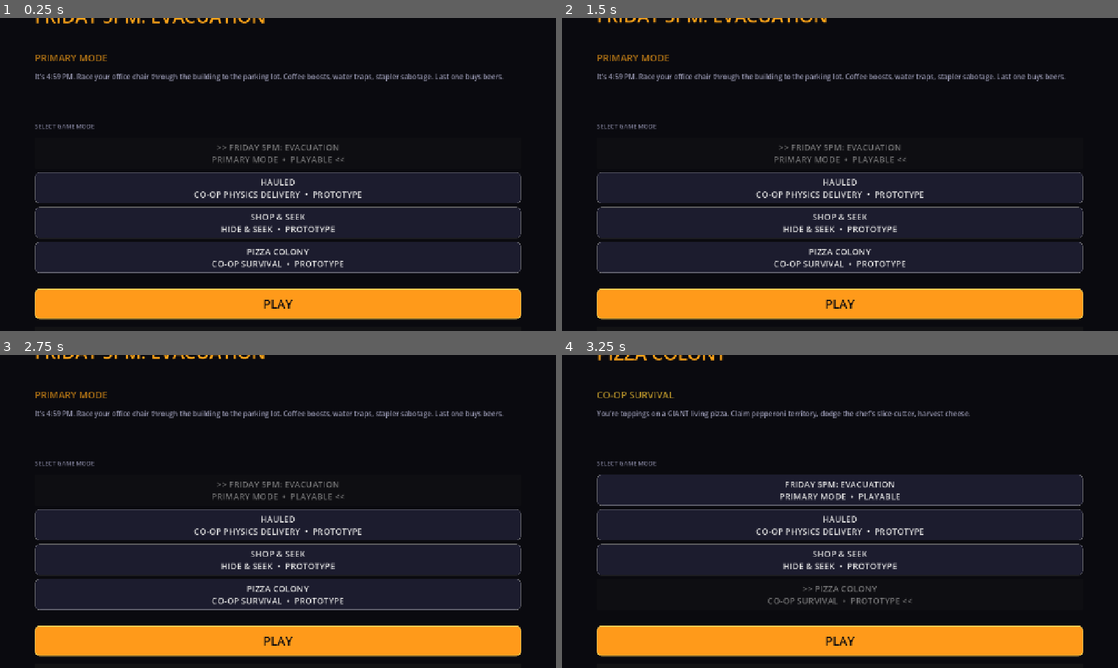
Above: before the commit, frames 1-4 (two rows, left to right).
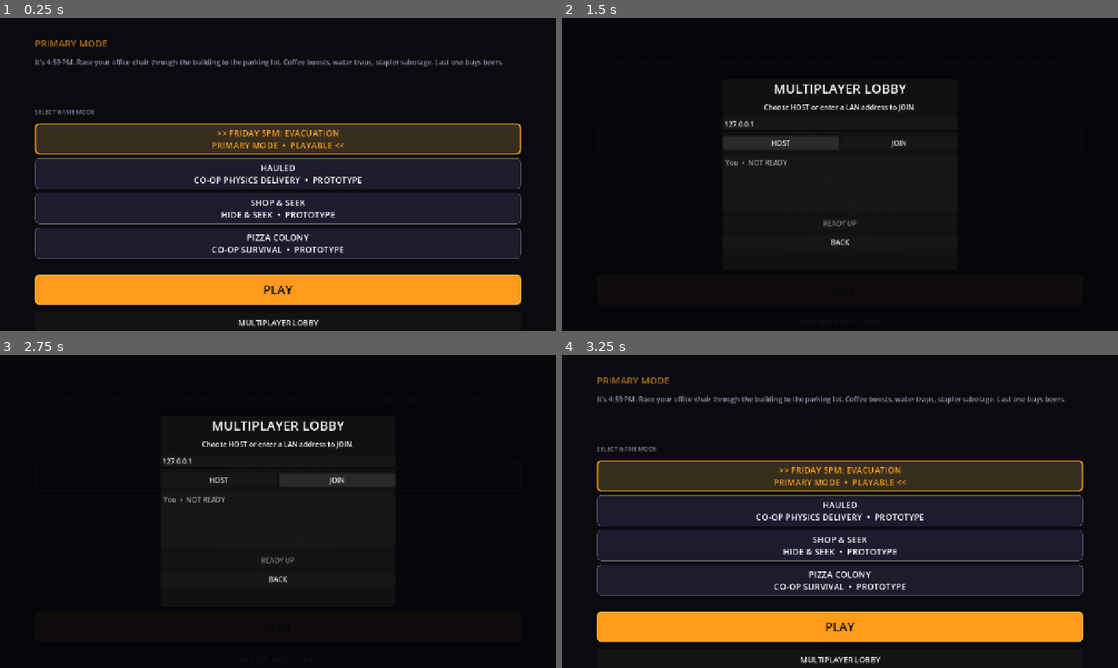
Above: after the commit, the same moments.

Repository: jiracipika/friday-evacuation
Game: Godot game, scene res://scenes/Main.tscn
The game is run twice, just before and just after one commit, with the same random seed, the same clock (stepped at 60 frames per second) and the same inputs.
Inputs (mouse positions are in pixels of both pictures, inside the frame that each line leads up to):
- Up to frame 1 (0.25 s): no input
- Up to frame 2 (1.5 s): click (840, 321) at 0.5 s, where only the run after the commit has a clickable "MULTIPLAYER LOBBY"; click (778, 143) at 1.25 s, where only the run after the commit has a clickable "HOST"
- Up to frame 3 (2.75 s): click (339, 480) at 2 s, where only the run after the commit has a clickable "JOIN"
- Up to frame 4 (3.25 s): click (840, 580) at 2.75 s, where only the run after the commit has a clickable "BACK"

The runs differ from the first frame. In frame 1, 35% of the frame differs, in the area x 6-94%, y 0-99%; in frame 2, 33%; in frame 3, 33%; in frame 4, 33%.

Commit message:
Finish software-only UI, lobby, and mode systems

Diff:
--- a/scripts/BootTest.gd
+++ b/scripts/BootTest.gd
@@ -14,6 +14,9 @@
 		"res://scripts/ImpactFX.gd",
 		"res://scripts/MobileControls.gd",
 		"res://scripts/AudioManager.gd",
+		"res://scripts/ModeHUD.gd",
+		"res://scripts/ModeCard.gd",
+		"res://scripts/Lobby.gd",
 		"res://scripts/Hauled.gd",
 		"res://scripts/ShopSeek.gd",
 		"res://scripts/PizzaColony.gd",
--- a/scripts/Hauled.gd
+++ b/scripts/Hauled.gd
@@ -2,32 +2,43 @@
 # Deliver absurd HOSTILE cargo through impossible terrain
 extends Node3D
 
-var cargo_nodes: Array[RigidBody3D] = []
+var cargo_nodes: Array[Node3D] = []
 var delivery_progress: float = 0.0
 var delivery_done := false
 var delivery_zone: Area3D
+var mode_hud: CanvasLayer
+var time_limit := 180.0
+var remaining_time := 180.0
+var failed := false
 
 func _ready() -> void:
 	_build_level()
 	_spawn_player()
 	var hud = _make_mode_hud("HAULED", "GET THE CARGO TO THE GREEN ZONE")
+	mode_hud = hud
 	if delivery_zone:
 		delivery_zone.body_entered.connect(_on_delivery_body_entered)
 
 func _process(delta: float) -> void:
-	if delivery_done:
+	if delivery_done or failed:
 		return
+	remaining_time = maxf(remaining_time - delta, 0.0)
 	var cargo_distance = 0.0
 	for cargo in cargo_nodes:
 		if is_instance_valid(cargo):
 			cargo_distance += cargo.global_position.distance_to(Vector3(0, 1, 25))
 	if not cargo_nodes.is_empty():
 		delivery_progress = clampf(1.0 - cargo_distance / (cargo_nodes.size() * 45.0), 0.0, 1.0)
-		if delivery_progress >= 0.98:
-			_on_delivery_complete()
+	if mode_hud and mode_hud.has_method("update_state"):
+		mode_hud.update_state(remaining_time, delivery_progress, "DELIVERED" if delivery_done else ("TIME UP" if remaining_time <= 0.0 else "HAULING"), Color("a8ffbd") if delivery_done else Color("ffcf55"))
+	if delivery_progress >= 0.98:
+		_on_delivery_complete()
+	elif remaining_time <= 0.0:
+		failed = true
+		mode_hud.update_state(0.0, delivery_progress, "FAILED — CARGO NOT DELIVERED", Color("ff7070"))
 
 func _on_delivery_body_entered(body: Node3D) -> void:
-	if body in cargo_nodes:
+	if cargo_nodes.has(body):
 		_on_delivery_complete()
 
 func _on_delivery_complete() -> void:
@@ -36,13 +47,14 @@
 	delivery_done = true
 	print("[HAULED] Delivery complete — cargo survived")
 
-func _make_mode_hud(title: String, objective: String) -> Label:
-	var label = Label.new()
-	label.text = "%s\n%s" % [title, objective]
-	label.position = Vector2(28, 24)
-	label.add_theme_font_size_override("font_size", 22)
-	add_child(label)
-	return label
+func _make_mode_hud(title: String, objective: String) -> CanvasLayer:
+	var hud_script = load("res://scripts/ModeHUD.gd")
+	var hud = CanvasLayer.new()
+	if hud_script:
+		hud.set_script(hud_script)
+		add_child(hud)
+		hud.configure(title, objective, time_limit)
+	return hud
 
 func _build_level() -> void:
 	# Single floor for now
--- /dev/null
+++ b/scripts/Lobby.gd
@@ -0,0 +1,122 @@
+extends Control
+
+signal host_requested
+signal join_requested(address: String)
+signal close_requested
+
+var status_label: Label
+var address_edit: LineEdit
+var host_button: Button
+var join_button: Button
+var ready_button: Button
+var player_list: ItemList
+var lobby_ready := false
+var network
+
+func _ready() -> void:
+	set_anchors_and_offsets_preset(Control.PRESET_FULL_RECT)
+	var backdrop = ColorRect.new()
+	backdrop.set_anchors_and_offsets_preset(Control.PRESET_FULL_RECT)
+	backdrop.color = Color(0.02, 0.02, 0.04, 0.96)
+	add_child(backdrop)
+	var panel = PanelContainer.new()
+	panel.position = Vector2(0.5 * get_viewport_rect().size.x - 270, 0.5 * get_viewport_rect().size.y - 220)
+	panel.size = Vector2(540, 440)
+	add_child(panel)
+	var box = VBoxContainer.new()
+	box.add_theme_constant_override("separation", 12)
+	panel.add_child(box)
+	var title = Label.new()
+	title.text = "MULTIPLAYER LOBBY"
+	title.horizontal_alignment = HORIZONTAL_ALIGNMENT_CENTER
+	title.add_theme_font_size_override("font_size", 30)
+	box.add_child(title)
+	status_label = Label.new()
+	status_label.text = "Choose HOST or enter a LAN address to JOIN."
+	status_label.horizontal_alignment = HORIZONTAL_ALIGNMENT_CENTER
+	box.add_child(status_label)
+	address_edit = LineEdit.new()
+	address_edit.placeholder_text = "LAN address (default: 127.0.0.1)"
+	address_edit.text = "127.0.0.1"
+	box.add_child(address_edit)
+	var row = HBoxContainer.new()
+	host_button = Button.new()
+	host_button.text = "HOST"
+	host_button.size_flags_horizontal = Control.SIZE_EXPAND_FILL
+	host_button.pressed.connect(_host)
+	row.add_child(host_button)
+	join_button = Button.new()
+	join_button.text = "JOIN"
+	join_button.size_flags_horizontal = Control.SIZE_EXPAND_FILL
+	join_button.pressed.connect(_join)
+	row.add_child(join_button)
+	box.add_child(row)
+	player_list = ItemList.new()
+	player_list.custom_minimum_size = Vector2(0, 130)
+	box.add_child(player_list)
+	ready_button = Button.new()
+	ready_button.text = "READY UP"
+	ready_button.disabled = true
+	ready_button.pressed.connect(_toggle_ready)
+	box.add_child(ready_button)
+	var back = Button.new()
+	back.text = "BACK"
+	back.pressed.connect(close_requested.emit)
+	box.add_child(back)
+	network = get_node_or_null("/root/Network")
+	if network:
+		network.server_started.connect(_on_server_started)
+		network.connection_succeeded.connect(_on_connected)
+		network.connection_failed.connect(_on_failed)
+		network.player_connected.connect(_on_player_changed)
+		network.player_disconnected.connect(_on_player_disconnected)
+	_refresh_players()
+
+func _host() -> void:
+	if network and network.host_game():
+		host_requested.emit()
+		ready_button.disabled = false
+		status_label.text = "HOSTING on UDP 5005"
+		_refresh_players()
+
+func _join() -> void:
+	var address = address_edit.text.strip_edges()
+	if address.is_empty():
+		address = "127.0.0.1"
+	if network and network.join_game(address):
+		join_requested.emit(address)
+		status_label.text = "CONNECTING to %s..." % address
+
+func _toggle_ready() -> void:
+	lobby_ready = not lobby_ready
+	ready_button.text = "READY — WAITING" if lobby_ready else "READY UP"
+	if network and network.has_method("set_ready"):
+		network.set_ready(lobby_ready)
+	_refresh_players()
+
+func _on_server_started(port: int) -> void:
+	status_label.text = "HOSTING on UDP %d" % port
+
+func _on_connected() -> void:
+	ready_button.disabled = false
+	status_label.text = "CONNECTED — ready when you are"
+	_refresh_players()
+
+func _on_failed() -> void:
+	status_label.text = "CONNECTION FAILED — check address and firewall"
+
+func _on_player_changed(_peer_id: int, _name: String) -> void:
+	_refresh_players()
+
+func _on_player_disconnected(_peer_id: int) -> void:
+	_refresh_players()
+
+func _refresh_players() -> void:
+	if not player_list:
+		return
+	player_list.clear()
+	player_list.add_item("You  •  %s" % ("READY" if lobby_ready else "NOT READY"))
+	if network:
+		for peer_id in network.connected_players:
+			var peer_ready = network.ready_players.get(peer_id, false)
+			player_list.add_item("Player_%d  •  %s" % [peer_id, "READY" if peer_ready else "NOT READY"])
--- a/scripts/Main.gd
+++ b/scripts/Main.gd
@@ -35,6 +35,7 @@
 var selected_index: int = 0
 var buttons: Array[Button] = []
 var settings_overlay: Control
+var lobby_overlay: Control
 var settings_button: Button
 var title_base_y: float = 0.0
 var menu_time: float = 0.0
@@ -63,6 +64,9 @@
 	settings_button.pressed.connect(_open_settings)
 	title_base_y = title_label.position.y
 	_build_menu_theme()
+	host_button.visible = true
+	host_button.text = "MULTIPLAYER LOBBY"
+	host_button.pressed.connect(_open_lobby)
 	join_button.visible = false
 	back_button.visible = false
 
@@ -70,10 +74,10 @@
 	for i in range(MODE_INFO.size()):
 		var info = MODE_INFO[i]
 		var btn = Button.new()
-		var state = "PLAYABLE" if i == 0 else "PROTOTYPE"
-		btn.text = "%s\n%s  •  %s" % [info.title, info.subtitle, state]
+		var card_script = load("res://scripts/ModeCard.gd")
+		btn.set_script(card_script)
+		btn.configure(info.title, info.subtitle, "PLAYABLE" if i == 0 else "PROTOTYPE", info.color)
 		btn.custom_minimum_size = Vector2(0, 72)
-		btn.add_theme_font_size_override("font_size", 20)
 		btn.pressed.connect(_select_mode.bind(i))
 		mode_list.add_child(btn)
 		buttons.append(btn)
@@ -127,6 +131,20 @@
 	style.set_corner_radius_all(10)
 	return style
 
+func _open_lobby() -> void:
+	if lobby_overlay:
+		return
+	var script = load("res://scripts/Lobby.gd")
+	if not script:
+		return
+	lobby_overlay = Control.new()
+	lobby_overlay.set_script(script)
+	add_child(lobby_overlay)
+	lobby_overlay.close_requested.connect(func():
+		lobby_overlay.queue_free()
+		lobby_overlay = null
+	)
+
 func _open_settings() -> void:
 	if settings_overlay:
 		return
--- /dev/null
+++ b/scripts/ModeCard.gd
@@ -0,0 +1,41 @@
+extends Button
+
+var mode_title := "MODE"
+var mode_subtitle := ""
+var mode_status := "PROTOTYPE"
+var accent := Color("ff9a1a")
+
+func configure(title: String, subtitle: String, status: String, color: Color) -> void:
+	mode_title = title
+	mode_subtitle = subtitle
+	mode_status = status
+	accent = color
+	text = "%s\n%s  •  %s" % [mode_title, mode_subtitle, mode_status]
+	add_theme_font_size_override("font_size", 20)
+	add_theme_color_override("font_color", Color.WHITE)
+	add_theme_color_override("font_hover_color", Color.WHITE)
+	add_theme_color_override("font_disabled_color", accent)
+	var normal = StyleBoxFlat.new()
+	normal.bg_color = Color("1c1c2e")
+	normal.border_color = Color(1, 1, 1, 0.12)
+	normal.set_border_width_all(1)
+	normal.set_corner_radius_all(10)
+	normal.content_margin_left = 16.0
+	normal.content_margin_right = 16.0
+	add_theme_stylebox_override("normal", normal)
+	var hover = StyleBoxFlat.new()
+	hover.bg_color = Color(0.15, 0.15, 0.25)
+	hover.border_color = accent
+	hover.set_border_width_all(2)
+	hover.set_corner_radius_all(10)
+	hover.content_margin_left = 16.0
+	hover.content_margin_right = 16.0
+	add_theme_stylebox_override("hover", hover)
+	var disabled = StyleBoxFlat.new()
+	disabled.bg_color = Color(0.22, 0.18, 0.12)
+	disabled.border_color = accent
+	disabled.set_border_width_all(3)
+	disabled.set_corner_radius_all(10)
+	disabled.content_margin_left = 16.0
+	disabled.content_margin_right = 16.0
+	add_theme_stylebox_override("disabled", disabled)
--- /dev/null
+++ b/scripts/ModeHUD.gd
@@ -0,0 +1,73 @@
+extends CanvasLayer
+
+var title_label: Label
+var objective_label: Label
+var timer_label: Label
+var progress_bar: ProgressBar
+var progress_label: Label
+var status_label: Label
+var panel: PanelContainer
+
+func _ready() -> void:
+	var root = Control.new()
+	root.set_anchors_and_offsets_preset(Control.PRESET_FULL_RECT)
+	root.mouse_filter = Control.MOUSE_FILTER_IGNORE
+	add_child(root)
+	panel = PanelContainer.new()
+	panel.position = Vector2(24, 24)
+	panel.size = Vector2(420, 142)
+	var style = StyleBoxFlat.new()
+	style.bg_color = Color(0.055, 0.055, 0.09, 0.94)
+	style.border_color = Color(1.0, 0.6, 0.12, 0.8)
+	style.set_border_width_all(2)
+	style.set_corner_radius_all(12)
+	panel.add_theme_stylebox_override("panel", style)
+	root.add_child(panel)
+	var box = VBoxContainer.new()
+	box.add_theme_constant_override("separation", 5)
+	panel.add_child(box)
+	title_label = _label("MODE", 24, Color("ffb52e"))
+	objective_label = _label("OBJECTIVE", 14, Color("d0d0df"))
+	timer_label = _label("TIME  --", 16, Color("ffffff"))
+	progress_label = _label("PROGRESS  0%", 14, Color("a8ffbd"))
+	progress_bar = ProgressBar.new()
+	progress_bar.custom_minimum_size = Vector2(0, 14)
+	progress_bar.show_percentage = false
+	var fill = StyleBoxFlat.new()
+	fill.bg_color = Color("ff9a1a")
+	fill.set_corner_radius_all(6)
+	progress_bar.add_theme_stylebox_override("fill", fill)
+	box.add_child(title_label)
+	box.add_child(objective_label)
+	box.add_child(timer_label)
+	box.add_child(progress_label)
+	box.add_child(progress_bar)
+	status_label = _label("READY", 14, Color("a8ffbd"))
+	box.add_child(status_label)
+
+func configure(title: String, objective: String, time_limit: float) -> void:
+	if not is_instance_valid(title_label):
+		await ready
+	title_label.text = title
+	objective_label.text = objective
+	timer_label.text = "TIME  %s" % _format_time(time_limit)
+
+func update_state(remaining: float, progress: float, status: String, status_color := Color("a8ffbd")) -> void:
+	if not is_instance_valid(timer_label):
+		return
+	timer_label.text = "TIME  %s" % _format_time(remaining)
+	progress_bar.value = clampf(progress * 100.0, 0.0, 100.0)
+	progress_label.text = "PROGRESS  %d%%" % roundi(progress * 100.0)
+	status_label.text = status
+	status_label.modulate = status_color
+
+func _format_time(seconds: float) -> String:
+	var safe = maxi(0, ceili(seconds))
+	return "%d:%02d" % [safe / 60, safe % 60]
+
+func _label(text: String, size: int, color: Color) -> Label:
+	var label = Label.new()
+	label.text = text
+	label.add_theme_font_size_override("font_size", size)
+	label.add_theme_color_override("font_color", color)
+	return label
--- /dev/null
+++ b/scripts/ModeSmokeTest.gd
@@ -0,0 +1,37 @@
+extends SceneTree
+
+var scenes := [
+	"res://scenes/Hauled.tscn",
+	"res://scenes/ShopSeek.tscn",
+	"res://scenes/PizzaColony.tscn",
+]
+var index := 0
+var current: Node
+var frames := 0
+
+func _init() -> void:
+	_test_next.call_deferred()
+
+func _process(_delta: float) -> bool:
+	frames += 1
+	if frames >= 4:
+		if current and is_instance_valid(current):
+			current.queue_free()
+		index += 1
+		frames = 0
+		if index >= scenes.size():
+			print("=== MODE SMOKE TEST PASSED ===")
+			quit(0)
+		else:
+			_test_next.call_deferred()
+	return false
+
+func _test_next() -> void:
+	var packed = load(scenes[index])
+	if not packed:
+		printerr("Failed to load %s" % scenes[index])
+		quit(1)
+		return
+	current = packed.instantiate()
+	root.add_child(current)
+	print("[PASS] instantiated %s" % scenes[index])
--- a/scripts/Network.gd
+++ b/scripts/Network.gd
@@ -14,7 +14,9 @@
 signal connection_failed()
 signal connection_succeeded()
 signal remote_player_state(peer_id: int, position: Vector3, velocity: Vector3)
+signal player_ready_changed(peer_id: int, is_ready: bool)
 
+var ready_players: Dictionary = {}
 func host_game(port: int = DEFAULT_PORT) -> bool:
 	peer = ENetMultiplayerPeer.new()
 	var err = peer.create_server(port, MAX_CLIENTS)
@@ -46,15 +48,18 @@
 		peer.close()
 		peer = null
 	connected_players.clear()
+	ready_players.clear()
 
 func _on_peer_connected(peer_id: int) -> void:
 	print("[NET] Peer connected: %d" % peer_id)
 	connected_players[peer_id] = "Player_%d" % peer_id
+	ready_players[peer_id] = false
 	player_connected.emit(peer_id, "Player_%d" % peer_id)
 
 func _on_peer_disconnected(peer_id: int) -> void:
 	print("[NET] Peer disconnected: %d" % peer_id)
 	connected_players.erase(peer_id)
+	ready_players.erase(peer_id)
 	player_disconnected.emit(peer_id)
 
 func _on_connected_to_server() -> void:
@@ -75,6 +80,24 @@
 func is_server() -> bool:
 	return multiplayer.is_server()
 
+func set_ready(is_ready: bool) -> void:
+	ready_players[multiplayer.get_unique_id()] = is_ready
+	player_ready_changed.emit(multiplayer.get_unique_id(), is_ready)
+	if peer and multiplayer.multiplayer_peer.get_connection_status() == MultiplayerPeer.CONNECTION_CONNECTED:
+		receive_ready.rpc(is_ready)
+
+func all_players_ready() -> bool:
+	for value in ready_players.values():
+		if not value:
+			return false
+	return not ready_players.is_empty()
+
+@rpc("any_peer", "reliable", "call_remote")
+func receive_ready(is_ready: bool) -> void:
+	var sender = multiplayer.get_remote_sender_id()
+	ready_players[sender] = is_ready
+	player_ready_changed.emit(sender, is_ready)
+
 func broadcast_player_state(position: Vector3, velocity: Vector3) -> void:
 	if peer and multiplayer.multiplayer_peer.get_connection_status() == MultiplayerPeer.CONNECTION_CONNECTED:
 		receive_player_state.rpc(position, velocity)
--- a/scripts/PizzaColony.gd
+++ b/scripts/PizzaColony.gd
@@ -6,28 +6,36 @@
 var survival_time := 90.0
 var chef_angle := 0.0
 var player: CharacterBody3D
+var mode_hud: CanvasLayer
+var failed := false
 
 func _ready() -> void:
 	_build_pizza()
 	_spawn_player()
-	_make_mode_hud("PIZZA COLONY", "CLAIM PEPPERONI  •  SURVIVE THE CHEF")
+	mode_hud = _make_mode_hud("PIZZA COLONY", "CLAIM PEPPERONI  •  SURVIVE THE CHEF")
 
 func _process(delta: float) -> void:
+	if failed:
+		return
 	survival_time = maxf(survival_time - delta, 0.0)
 	chef_angle += delta * 0.8
 	if player and is_instance_valid(player):
 		territory_score = clampf(territory_score + delta * (1.0 if player.global_position.length() < 12.0 else 0.25), 0.0, 100.0)
+	var progress = territory_score / 100.0
+	if mode_hud and mode_hud.has_method("update_state"):
+		mode_hud.update_state(survival_time, progress, "SURVIVED" if survival_time <= 0.0 else "CLAIMING TERRITORY", Color("a8ffbd") if survival_time <= 0.0 else Color("ffcf55"))
 	if survival_time <= 0.0:
 		print("[PIZZA COLONY] Survival complete — territory %.0f%%" % territory_score)
 		set_process(false)
 
-func _make_mode_hud(title: String, objective: String) -> Label:
-	var label = Label.new()
-	label.text = "%s\n%s" % [title, objective]
-	label.position = Vector2(28, 24)
-	label.add_theme_font_size_override("font_size", 22)
-	add_child(label)
-	return label
+func _make_mode_hud(title: String, objective: String) -> CanvasLayer:
+	var hud_script = load("res://scripts/ModeHUD.gd")
+	var hud = CanvasLayer.new()
+	if hud_script:
+		hud.set_script(hud_script)
+		add_child(hud)
+		hud.configure(title, objective, survival_time)
+	return hud
 
 func _build_pizza() -> void:
 	# Giant circular pizza base
--- a/scripts/PlayerChair.gd
+++ b/scripts/PlayerChair.gd
@@ -37,7 +37,7 @@
 var mobile_input := Vector2.ZERO
 
 # Nodes
-@onready var mesh: MeshInstance3D = $ChairMesh
+@onready var mesh: MeshInstance3D = $ModelParent/ChairMesh
 @onready var collision: CollisionShape3D = $CollisionShape3D
 @onready var nametag: Label3D = $Nametag
 @onready var boost_particles: GPUParticles3D = $BoostParticles
--- a/scripts/ShopSeek.gd
+++ b/scripts/ShopSeek.gd
@@ -6,18 +6,28 @@
 var found_count := 0
 var target_count := 6
 var player: CharacterBody3D
+var mode_hud: CanvasLayer
+var failed := false
+var time_limit := 60.0
 
 func _ready() -> void:
 	_build_supermarket()
 	_spawn_player()
 	_spawn_grocery_targets()
-	_make_mode_hud("SHOP & SEEK", "FIND THE FAKE GROCERIES  •  60 SEC")
+	mode_hud = _make_mode_hud("SHOP & SEEK", "FIND THE FAKE GROCERIES  •  60 SEC")
 
 func _process(delta: float) -> void:
+	if failed:
+		return
 	seeker_time = maxf(seeker_time - delta, 0.0)
-	if seeker_time <= 0.0:
-		print("[SHOP&SEEK] Time up — found %d/%d" % [found_count, target_count])
+	var progress = float(found_count) / float(target_count)
+	if mode_hud and mode_hud.has_method("update_state"):
+		mode_hud.update_state(seeker_time, progress, "FOUND ALL" if found_count >= target_count else ("TIME UP" if seeker_time <= 0.0 else "SEARCHING"), Color("a8ffbd") if found_count >= target_count else Color("ffcf55"))
+	if found_count >= target_count:
 		set_process(false)
+	elif seeker_time <= 0.0:
+		failed = true
+		mode_hud.update_state(0.0, progress, "FAILED — %d/%d FOUND" % [found_count, target_count], Color("ff7070"))
 
 func _spawn_grocery_targets() -> void:
 	for i in range(target_count):
@@ -38,13 +48,14 @@
 		target.queue_free()
 		print("[SHOP&SEEK] Found %d/%d" % [found_count, target_count])
 
-func _make_mode_hud(title: String, objective: String) -> Label:
-	var label = Label.new()
-	label.text = "%s\n%s" % [title, objective]
-	label.position = Vector2(28, 24)
-	label.add_theme_font_size_override("font_size", 22)
-	add_child(label)
-	return label
+func _make_mode_hud(title: String, objective: String) -> CanvasLayer:
+	var hud_script = load("res://scripts/ModeHUD.gd")
+	var hud = CanvasLayer.new()
+	if hud_script:
+		hud.set_script(hud_script)
+		add_child(hud)
+		hud.configure(title, objective, time_limit)
+	return hud
 
 func _build_supermarket() -> void:
 	# Floor
